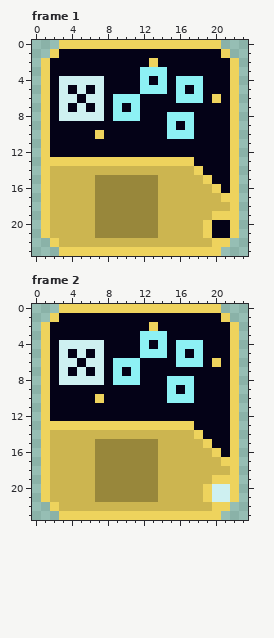
Pixel-art file -- Art/Textures/Tiles/YellowTiles/phantom_squadron.aseprite. Above is the file before it was changed.
24x24 pixels, 2 frames. Shown: frame 1, frame 2.
The same view after the edit:
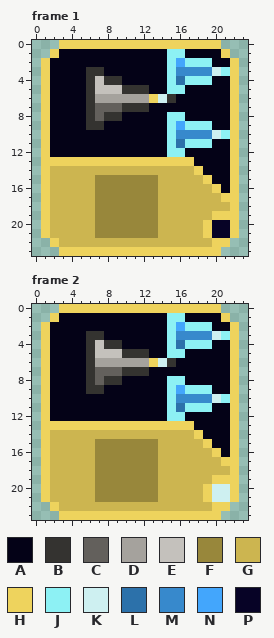
Palette (. is transparent): A #040217  B #343330  C #63605c  D #a5a29d  E #c4c1bc  F #98873b  G #ccb550  H #eed35d  J #8df1f4  K #cef0f1  L #2c71aa  M #3789cc  N #43a6fc  P #070326
The exact change:
--- frame 1
@@ x 0..23 @@
  0 ...HHHHHHHHHHHHHHHHHH...
- 1 ..HAAAAAAAAAAAAAAAAAAH..
- 2 .HAAAAAAAAAAAHAAAAAAAAH.
- 3 .HAAAAAAAAAAJJJAAAAAAAH.
- 4 .HAKKKKKAAAAJAJAJJJAAAH.
- 5 .HAKAKAKAAAAJJJAJAJAAAH.
- 6 .HAKKAKKAJJJAAAAJJJAHAH.
- 7 .HAKAKAKAJAJAAAAAAAAAAH.
- 8 .HAKKKKKAJJJAAAJJJAAAAH.
- 9 .HAAAAAAAAAAAAAJAJAAAAH.
-10 .HAAAAAHAAAAAAAJJJAAAAH.
-11 .HAAAAAAAAAAAAAAAAAAAAH.
-12 .HAAAAAAAAAAAAAAAAAAAAH.
+ 1 ..HAAAAAAAAAAAAJJAAAAH..
+ 2 .HAAAAAAAAAAAAAJNJJJAAH.
+ 3 .HAAAABBAAAAAAAJMMMMKJH.
+ 4 .HAAAABEBBAAAAAJLJJJAAH.
+ 5 .HAAAABEEEBBBAAJJAAAAAH.
+ 6 .HAAAABDDDDDDHKBAAAAAAH.
+ 7 .HAAAABCCCBBBAAAAAAAAAH.
+ 8 .HAAAABCBBAAAAAJJAAAAAH.
+ 9 .HAAAABBAAAAAAAJNJJJAAH.
+10 .HAAAAAAAAAAAAAJMMMMKJH.
+11 .HAAAAAAAAAAAAAJLJJJAAH.
+12 .HAAAAAAAAAAAAAJJAAAAAH.
 13 .HHHHHHHHHHHHHHHHHAAAAH.
@@ x 18..23 @@
 19 GGHHH.
-20 GHAAH.
-21 GHAAH.
+20 GHPPH.
+21 GHPPH.
 22 GGHH..
--- frame 2
@@ x 0..23 @@
  0 ...HHHHHHHHHHHHHHHHHH...
- 1 ..HAAAAAAAAAAAAAAAAAAH..
- 2 .HAAAAAAAAAAAHAAAAAAAAH.
- 3 .HAAAAAAAAAAJJJAAAAAAAH.
- 4 .HAKKKKKAAAAJAJAJJJAAAH.
- 5 .HAKAKAKAAAAJJJAJAJAAAH.
- 6 .HAKKAKKAJJJAAAAJJJAHAH.
- 7 .HAKAKAKAJAJAAAAAAAAAAH.
- 8 .HAKKKKKAJJJAAAJJJAAAAH.
- 9 .HAAAAAAAAAAAAAJAJAAAAH.
-10 .HAAAAAHAAAAAAAJJJAAAAH.
-11 .HAAAAAAAAAAAAAAAAAAAAH.
-12 .HAAAAAAAAAAAAAAAAAAAAH.
+ 1 ..HAAAAAAAAAAAAJJAAAAH..
+ 2 .HAAAAAAAAAAAAAJNJJJAAH.
+ 3 .HAAAABBAAAAAAAJMMMMKJH.
+ 4 .HAAAABEBBAAAAAJLJJJAAH.
+ 5 .HAAAABEEEBBBAAJJAAAAAH.
+ 6 .HAAAABDDDDDDHKBAAAAAAH.
+ 7 .HAAAABCCCBBBAAAAAAAAAH.
+ 8 .HAAAABCBBAAAAAJJAAAAAH.
+ 9 .HAAAABBAAAAAAAJNJJJAAH.
+10 .HAAAAAAAAAAAAAJMMMMKJH.
+11 .HAAAAAAAAAAAAAJLJJJAAH.
+12 .HAAAAAAAAAAAAAJJAAAAAH.
 13 .HHHHHHHHHHHHHHHHHAAAAH.
Boxes around the changes in both pictures, in picture pixels (x1, y1, x2, y2):
changed: (59, 49, 230, 157)
changed: (212, 220, 230, 238)
changed: (59, 313, 230, 421)
